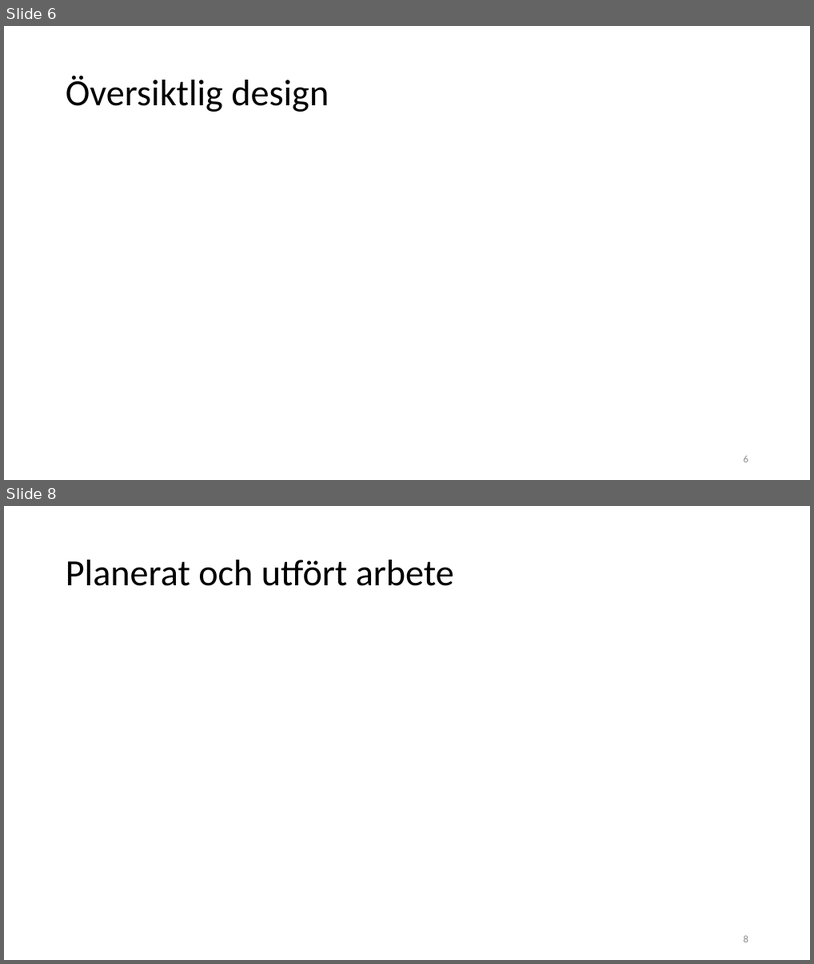
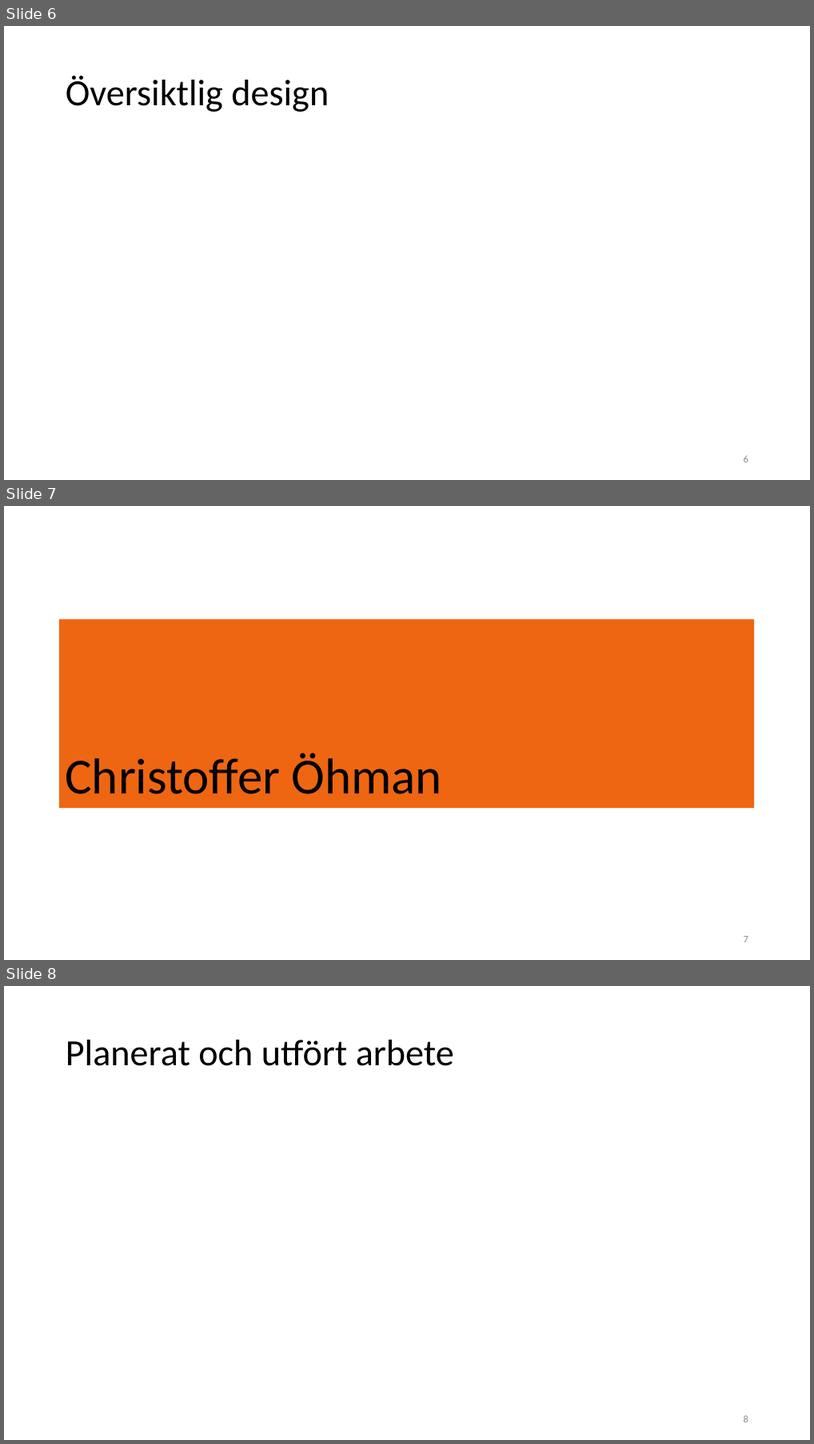
Before and after one commit to forrpa/Fake-Game-Testing, a slide deck: slutredovisning.pptx. Shown one above the other, each under a label of ours: slides 6 and 8 before the commit, slides 6, 7 and 8 after it; the slides between them are not shown. The pictures are 814x964 and 814x1444 pixels, drawn with LibreOffice and Linux fonts; fonts in the diff are those of the drawing. Boxes give left, top, right and bottom in pixels: in the first picture for what was removed or moved away, otherwise in the second. Text is boxed around its words. In the diff, an @@ line names an element or a change of style, - is before the commit and + after.

Commit message:
Added slides 7-10 five times, and added colour for now so it is easier for us to locate while working.

```diff
--- a/slutredovisning.pptx
+++ b/slutredovisning.pptx
@@ slide 7 added at [4,506,810,960], background #FFFFFF @@
@@ title added at [59,619,754,808], fill #EE6612, 60 pt, text #000000 @@
+Christoffer Öhman
@@ page number added at [744,936,749,942], 12 pt, text #8C8C8C @@
+7
```
Also in this commit, not shown: 1 slide changed, 16 other slides added, 1 slide removed.
